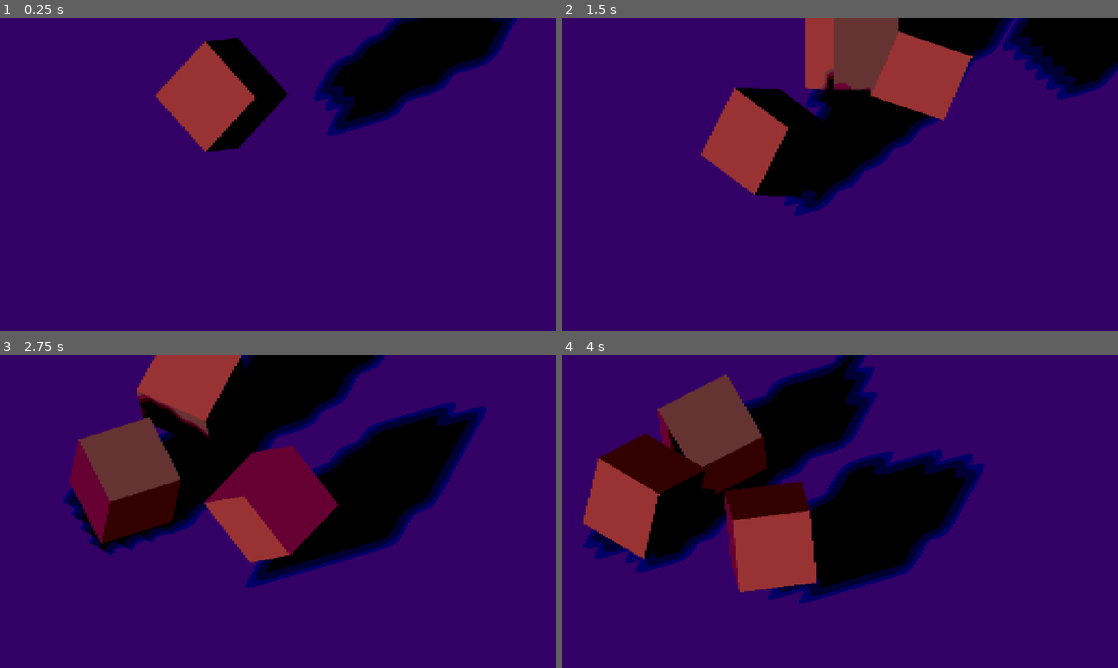
Above: before the commit, frames 1-4 (two rows, left to right).
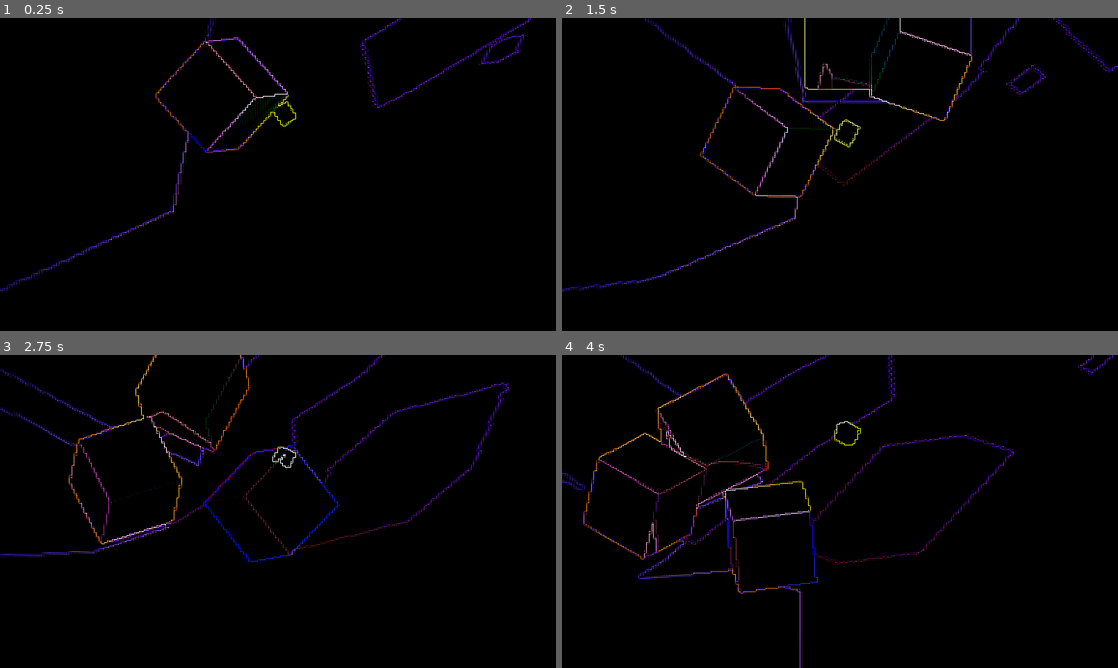
Above: after the commit, the same moments.

Repository: uniqueusername/pixel-shader
Game: Godot game, scene res://Main.tscn
Same seed, same stepped clock (60 frames per second), same inputs: the game is played once before the commit and once after it.
Inputs:
- Up to frame 1 (0.25 s): no input
- Up to frame 2 (1.5 s): no input
- Up to frame 3 (2.75 s): no input
- Up to frame 4 (4 s): no input

The runs differ from the first frame. In frame 1, 93% of the frame differs, in the area x 0-100%, y 0-100%; in frame 2, 90%; in frame 3, 85%; in frame 4, 87%.

Commit message:
added more elements to scene

Diff:
--- a/Box.tscn
+++ b/Box.tscn
@@ -8,7 +8,17 @@
 
 [sub_resource type="StandardMaterial3D" id="StandardMaterial3D_akhne"]
 albedo_color = Color(0.839216, 0.352941, 0.431373, 1)
-roughness = 0.0
+metallic = 0.65
+emission_energy_multiplier = 3.22
+rim = 0.29
+rim_tint = 1.0
+clearcoat_roughness = 0.0
+anisotropy = -1.0
+ao_light_affect = 1.0
+heightmap_scale = 4.881
+refraction_scale = 0.23
+grow_amount = 0.703
+proximity_fade_distance = 0.0
 
 [sub_resource type="BoxMesh" id="BoxMesh_fxsv7"]
 material = SubResource("StandardMaterial3D_akhne")
--- a/Main.tscn
+++ b/Main.tscn
@@ -1,8 +1,20 @@
-[gd_scene load_steps=10 format=3 uid="uid://dn5mfngeybtl8"]
+[gd_scene load_steps=17 format=3 uid="uid://dn5mfngeybtl8"]
 
 [ext_resource type="PackedScene" uid="uid://bq5eaxyjxj6co" path="res://Box.tscn" id="1_s7xmj"]
+[ext_resource type="Script" path="res://OmniLight3D.gd" id="2_bopsy"]
 [ext_resource type="Shader" path="res://Pixel.gdshader" id="2_fi8rh"]
 [ext_resource type="Shader" path="res://Toon.gdshader" id="2_wbqns"]
+[ext_resource type="Script" path="res://MeshInstance3D.gd" id="3_f117e"]
+[ext_resource type="Shader" path="res://Outline.gdshader" id="4_iifdp"]
+[ext_resource type="Script" path="res://Marker3D.gd" id="4_m33hw"]
+
+[sub_resource type="StandardMaterial3D" id="StandardMaterial3D_ue6g2"]
+emission_enabled = true
+emission = Color(0.423529, 0.862745, 1, 1)
+emission_energy_multiplier = 16.0
+
+[sub_resource type="BoxMesh" id="BoxMesh_uv6vq"]
+material = SubResource("StandardMaterial3D_ue6g2")
 
 [sub_resource type="PhysicsMaterial" id="PhysicsMaterial_m50tl"]
 bounce = 0.74
@@ -17,14 +29,34 @@
 material = SubResource("StandardMaterial3D_jfcxw")
 size = Vector3(60, 2, 60)
 
+[sub_resource type="ShaderMaterial" id="ShaderMaterial_mo0s2"]
+shader = ExtResource("2_fi8rh")
+shader_parameter/scale = 224.0
+
+[sub_resource type="ShaderMaterial" id="ShaderMaterial_6h82b"]
+shader = ExtResource("4_iifdp")
+
 [sub_resource type="ShaderMaterial" id="ShaderMaterial_0f4pu"]
 shader = ExtResource("2_wbqns")
-
-[sub_resource type="ShaderMaterial" id="ShaderMaterial_mo0s2"]
-shader = ExtResource("2_fi8rh")
-shader_parameter/scale = 256.0
+shader_parameter/step_size = 13.0
 
 [node name="Main" type="Node3D"]
+
+[node name="OmniLight3D" type="OmniLight3D" parent="."]
+transform = Transform3D(1, 1.86265e-08, -8.88178e-16, -1.86265e-08, 1, -2.98023e-08, 0, 2.98023e-08, 1, 5.08216, 1.28197, -0.357743)
+light_color = Color(0.682353, 0.631373, 0.929412, 1)
+light_energy = 16.0
+light_specular = 3.086
+shadow_enabled = true
+shadow_bias = 0.605
+omni_range = 48.325
+script = ExtResource("2_bopsy")
+
+[node name="MeshInstance3D" type="MeshInstance3D" parent="OmniLight3D"]
+transform = Transform3D(0.455101, 0.796053, 0.398977, -0.799419, 0.56262, -0.210686, -0.39219, -0.223067, 0.892429, 0, 0, 0)
+gi_mode = 2
+mesh = SubResource("BoxMesh_uv6vq")
+script = ExtResource("3_f117e")
 
 [node name="Box" parent="." instance=ExtResource("1_s7xmj")]
 transform = Transform3D(0.960445, -0.259834, -0.100163, 0.278471, 0.896165, 0.34546, 0, -0.359687, 0.933073, 0, 21.4587, -5.14461)
@@ -48,16 +80,44 @@
 
 [node name="Marker3D" type="Marker3D" parent="."]
 transform = Transform3D(0.707107, -0.707107, 0, 0.707107, 0.707107, 0, 0, 0, 1, 0, 0, 0)
+script = ExtResource("4_m33hw")
+metadata/carousel = false
 
 [node name="Camera3D" type="Camera3D" parent="Marker3D"]
 transform = Transform3D(-4.37114e-08, 0, 1, 0, 1, 0, -1, 0, -4.37114e-08, 41.4146, 0.298174, 0)
 projection = 1
-size = 20.0
+size = 50.0
 
 [node name="DirectionalLight3D" type="DirectionalLight3D" parent="."]
-transform = Transform3D(0.672181, 0.294067, 0.679484, -0.687025, 0.589833, 0.424373, -0.275988, -0.752078, 0.598506, 0, 45.1735, 14.5436)
+transform = Transform3D(0.672181, 0.294067, 0.679483, -0.687025, 0.589834, 0.424374, -0.275988, -0.752078, 0.598506, 0, 45.1735, 14.5436)
 light_energy = 0.677
 shadow_enabled = true
+directional_shadow_mode = 1
+directional_shadow_split_1 = 0.019
+directional_shadow_fade_start = 1.0
+directional_shadow_max_distance = 973.3
+directional_shadow_pancake_size = 188.0
+
+[node name="PixelShader" type="CanvasLayer" parent="."]
+
+[node name="ColorRect" type="ColorRect" parent="PixelShader"]
+material = SubResource("ShaderMaterial_mo0s2")
+anchors_preset = 15
+anchor_right = 1.0
+anchor_bottom = 1.0
+grow_horizontal = 2
+grow_vertical = 2
+metadata/_edit_use_anchors_ = true
+
+[node name="OutlineShader" type="CanvasLayer" parent="."]
+
+[node name="ColorRect" type="ColorRect" parent="OutlineShader"]
+material = SubResource("ShaderMaterial_6h82b")
+anchors_preset = 15
+anchor_right = 1.0
+anchor_bottom = 1.0
+grow_horizontal = 2
+grow_vertical = 2
 
 [node name="CelShader" type="CanvasLayer" parent="."]
 
@@ -69,14 +129,3 @@
 grow_horizontal = 2
 grow_vertical = 2
 metadata/_edit_use_anchors_ = true
-
-[node name="PixelShader" type="CanvasLayer" parent="."]
-
-[node name="ColorRect" type="ColorRect" parent="PixelShader"]
-material = SubResource("ShaderMaterial_mo0s2")
-anchors_preset = 15
-anchor_right = 1.0
-anchor_bottom = 1.0
-grow_horizontal = 2
-grow_vertical = 2
-metadata/_edit_use_anchors_ = true
--- /dev/null
+++ b/Marker3D.gd
@@ -0,0 +1,16 @@
+extends Marker3D
+
+
+# Called when the node enters the scene tree for the first time.
+func _ready():
+	pass # Replace with function body.
+
+
+# Called every frame. 'delta' is the elapsed time since the previous frame.
+func _process(delta):
+	if (get_meta("carousel")):
+		$Camera3D.size = 50;
+		set_rotation(get_rotation() +
+			Vector3(0.0, 0.001, 0.0));
+	else:
+		$Camera3D.size = 20;
--- /dev/null
+++ b/MeshInstance3D.gd
@@ -0,0 +1,11 @@
+extends MeshInstance3D
+
+
+# Called when the node enters the scene tree for the first time.
+func _ready():
+	pass # Replace with function body.
+
+
+# Called every frame. 'delta' is the elapsed time since the previous frame.
+func _process(delta):
+	set_rotation(get_rotation() + Vector3(0.01, 0.002, 0.004));
--- /dev/null
+++ b/OmniLight3D.gd
@@ -0,0 +1,12 @@
+extends OmniLight3D
+
+var origin;
+
+# Called when the node enters the scene tree for the first time.
+func _ready():
+	origin = get_position();
+
+
+# Called every frame. 'delta' is the elapsed time since the previous frame.
+func _process(delta):
+	set_position(origin + Vector3(0.0, 10 + 2 * sin(0.001 * Time.get_ticks_msec()), 0));
--- /dev/null
+++ b/Outline.gdshader
@@ -0,0 +1,15 @@
+shader_type canvas_item;
+uniform sampler2D screen_texture : hint_screen_texture, repeat_disable, filter_nearest;
+
+void fragment() {
+    vec3 col = -8.0 * texture(screen_texture, UV).xyz;
+    col += texture(screen_texture, UV + vec2(0.0, SCREEN_PIXEL_SIZE.y)).xyz;
+    col += texture(screen_texture, UV + vec2(0.0, -SCREEN_PIXEL_SIZE.y)).xyz;
+    col += texture(screen_texture, UV + vec2(SCREEN_PIXEL_SIZE.x, 0.0)).xyz;
+    col += texture(screen_texture, UV + vec2(-SCREEN_PIXEL_SIZE.x, 0.0)).xyz;
+    col += texture(screen_texture, UV + SCREEN_PIXEL_SIZE.xy).xyz;
+    col += texture(screen_texture, UV - SCREEN_PIXEL_SIZE.xy).xyz;
+    col += texture(screen_texture, UV + vec2(-SCREEN_PIXEL_SIZE.x, SCREEN_PIXEL_SIZE.y)).xyz;
+    col += texture(screen_texture, UV + vec2(SCREEN_PIXEL_SIZE.x, -SCREEN_PIXEL_SIZE.y)).xyz;
+    COLOR.xyz = col;
+}
--- a/Toon.gdshader
+++ b/Toon.gdshader
@@ -1,10 +1,10 @@
 shader_type canvas_item;
 uniform sampler2D screen_texture : hint_screen_texture, repeat_disable, filter_nearest;
 
+uniform float step_size : hint_range(0, 150, 0.5) = 24;
+
 void fragment() {
     vec4 curr = textureLod(screen_texture, SCREEN_UV, 0.0);
-
-	float step_size = 5.0;
 
 	for (int i = 0; i < 4; i++) {
 		curr[i] *= step_size;
